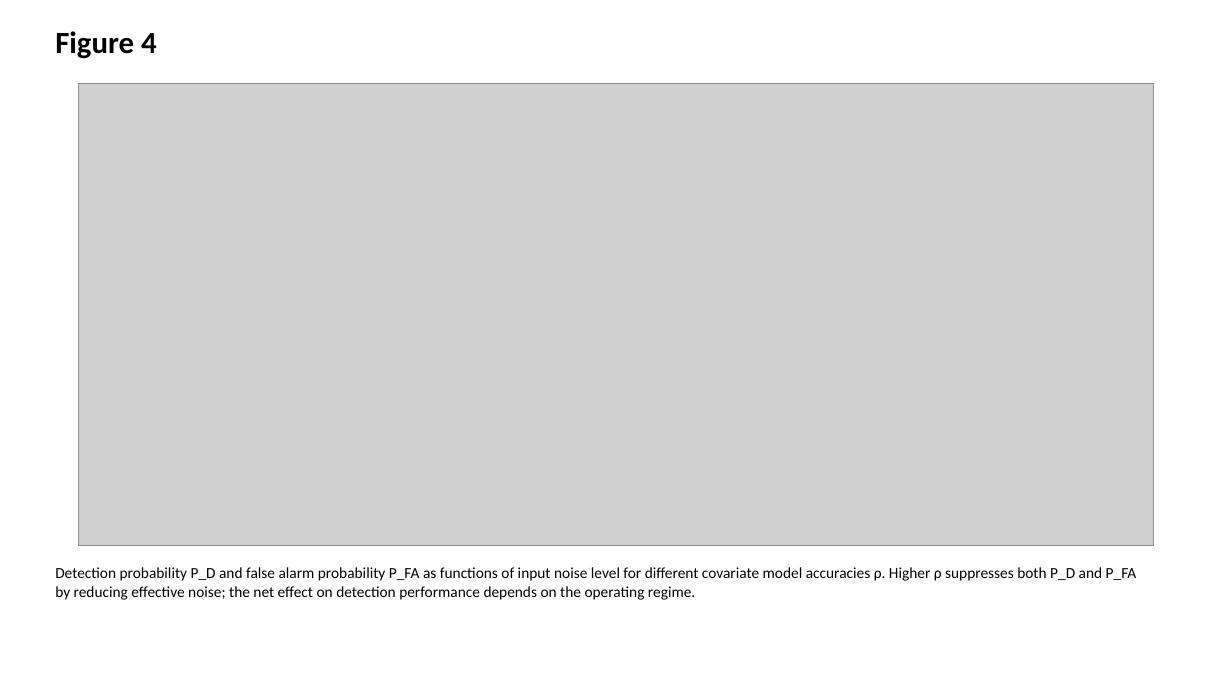
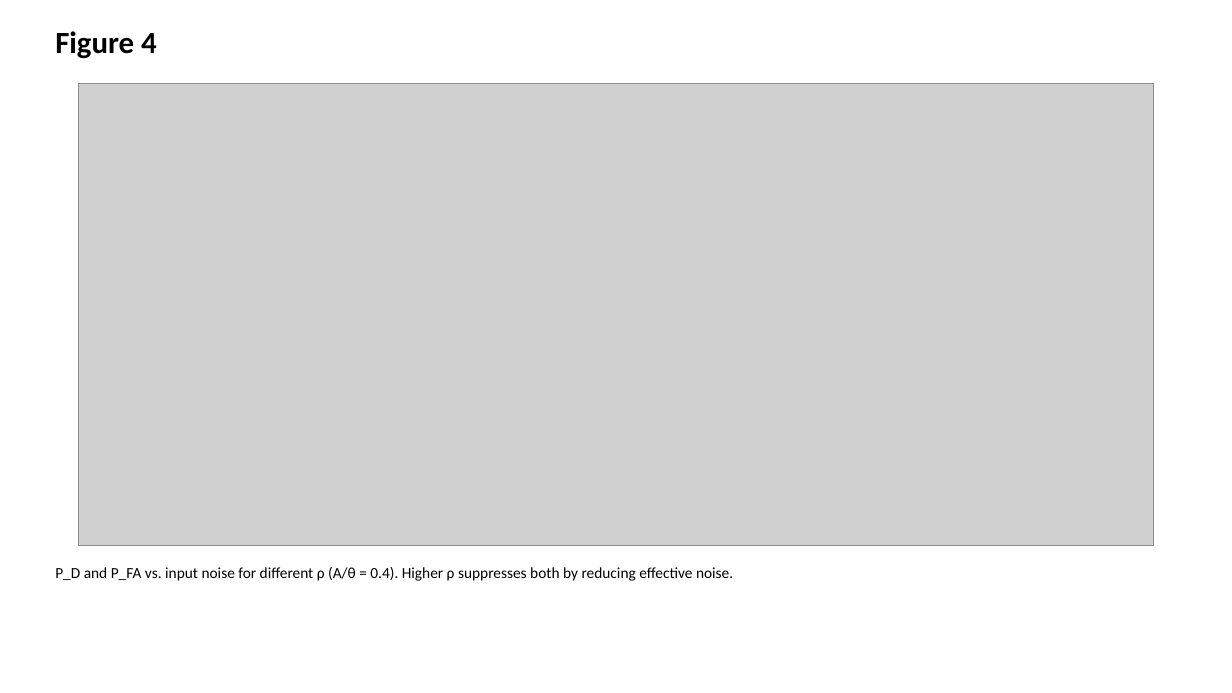
Before and after one commit to bougtoir/heat-accidents-mortality, a slide deck: slide 4 of sr_ancova_framework/pre_submission/figures.pptx. Drawn at 1232x693 pixels with LibreOffice and Linux fonts; fonts in the diff are those of the drawing; grey boxes stand for pictures. Boxes give left, top, right and bottom in pixels: in the first picture for what was removed or moved away, otherwise in the second. Text is boxed around its words. In the diff, an @@ line names an element or a change of style, - is before the commit and + after.

```diff
--- a/sr_ancova_framework/pre_submission/figures.pptx
+++ b/sr_ancova_framework/pre_submission/figures.pptx
@@ text at box(55, 567, 733, 581): text changed @@
-Detection probability P_D and false alarm probability P_FA as functions of input noise level for different covariate model accuracies ρ. Higher ρ suppresses both P_D and P_FA by reducing effective noise; the net effect on detection performance depends on the operating regime.
+P_D and P_FA vs. input noise for different ρ (A/θ = 0.4). Higher ρ suppresses both by reducing effective noise.
```
Also in this commit, not shown: 5 other slides changed, 1 slide added, 1 slide removed, 7 other files.
